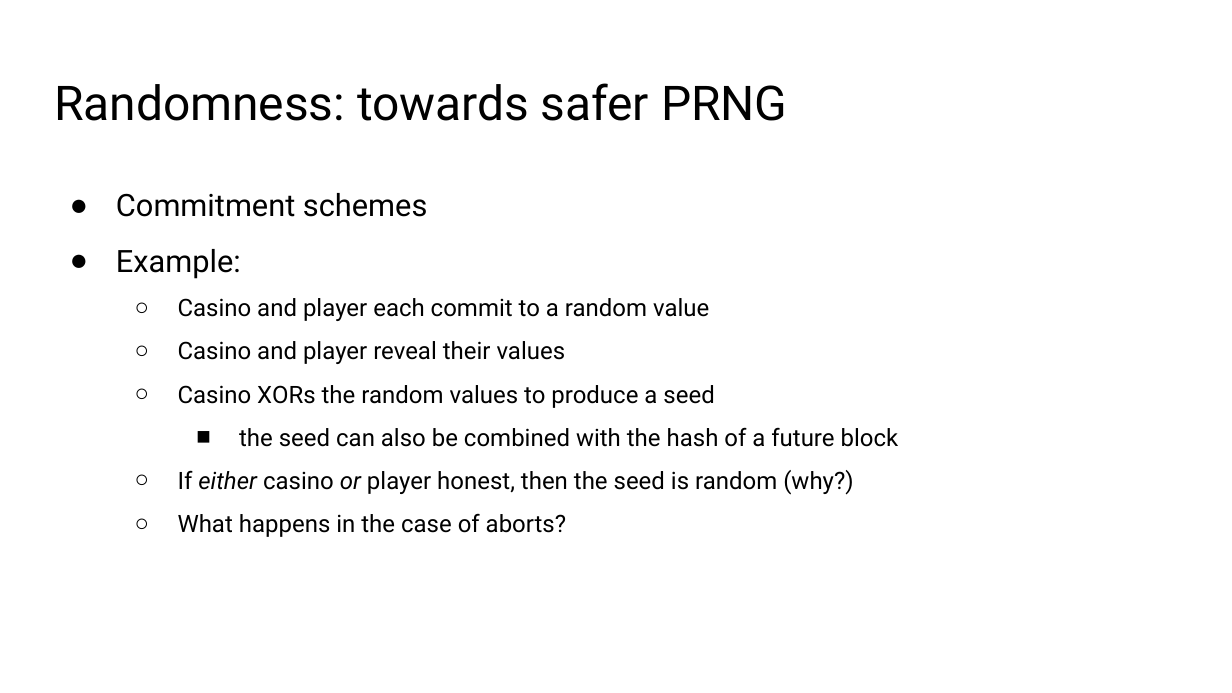
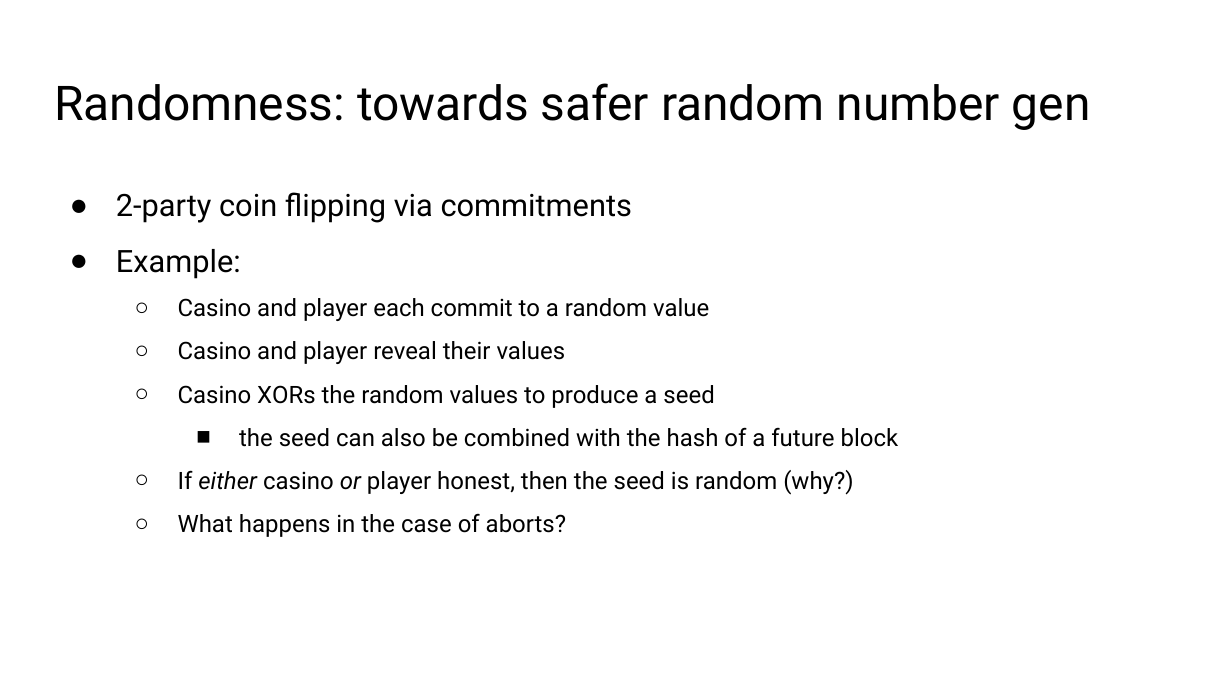
Before and after one commit to solegga/blockchaincourse, a slide deck: slide 90 of BDL2024 - 04 - smart-contracts.pptx. Drawn at 1232x693 pixels with LibreOffice and Linux fonts; fonts in the diff are those of the drawing. Boxes give left, top, right and bottom in pixels: in the first picture for what was removed or moved away, otherwise in the second. Text is boxed around its words. In the diff, an @@ line names an element or a change of style, - is before the commit and + after.

```diff
--- a/BDL2024 - 04 - smart-contracts.pptx
+++ b/BDL2024 - 04 - smart-contracts.pptx
@@ title at (54, 83, 1091, 130): text changed @@
-Randomness: towards safer PRNG
+Randomness: towards safer random number gen
@@ text at (116, 192, 632, 223): text changed @@
-● Commitment schemes
+● 2-party coin flipping via commitments
```
Also in this commit, not shown: 1 other slide changed, 1 other file.
